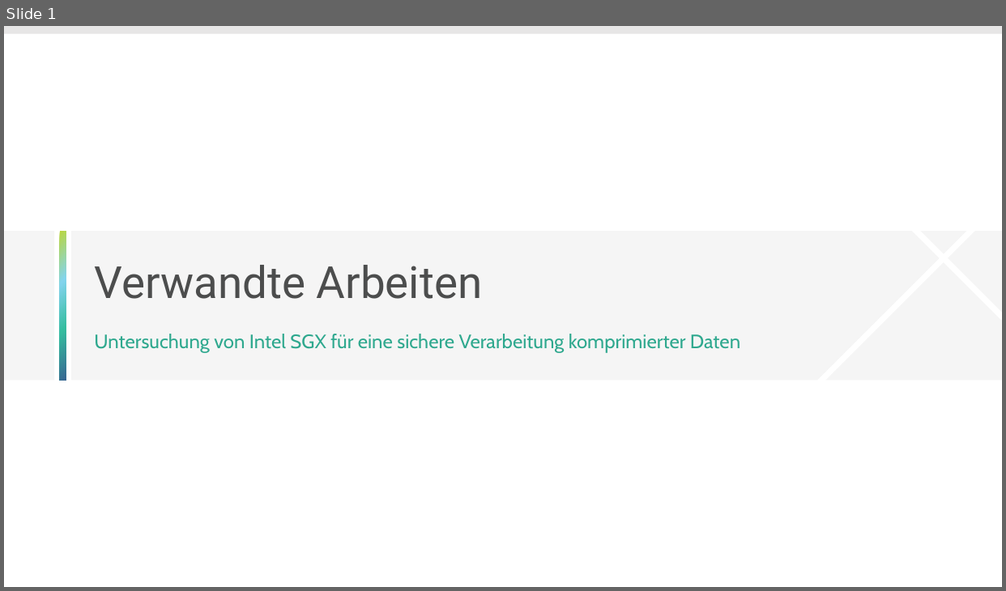
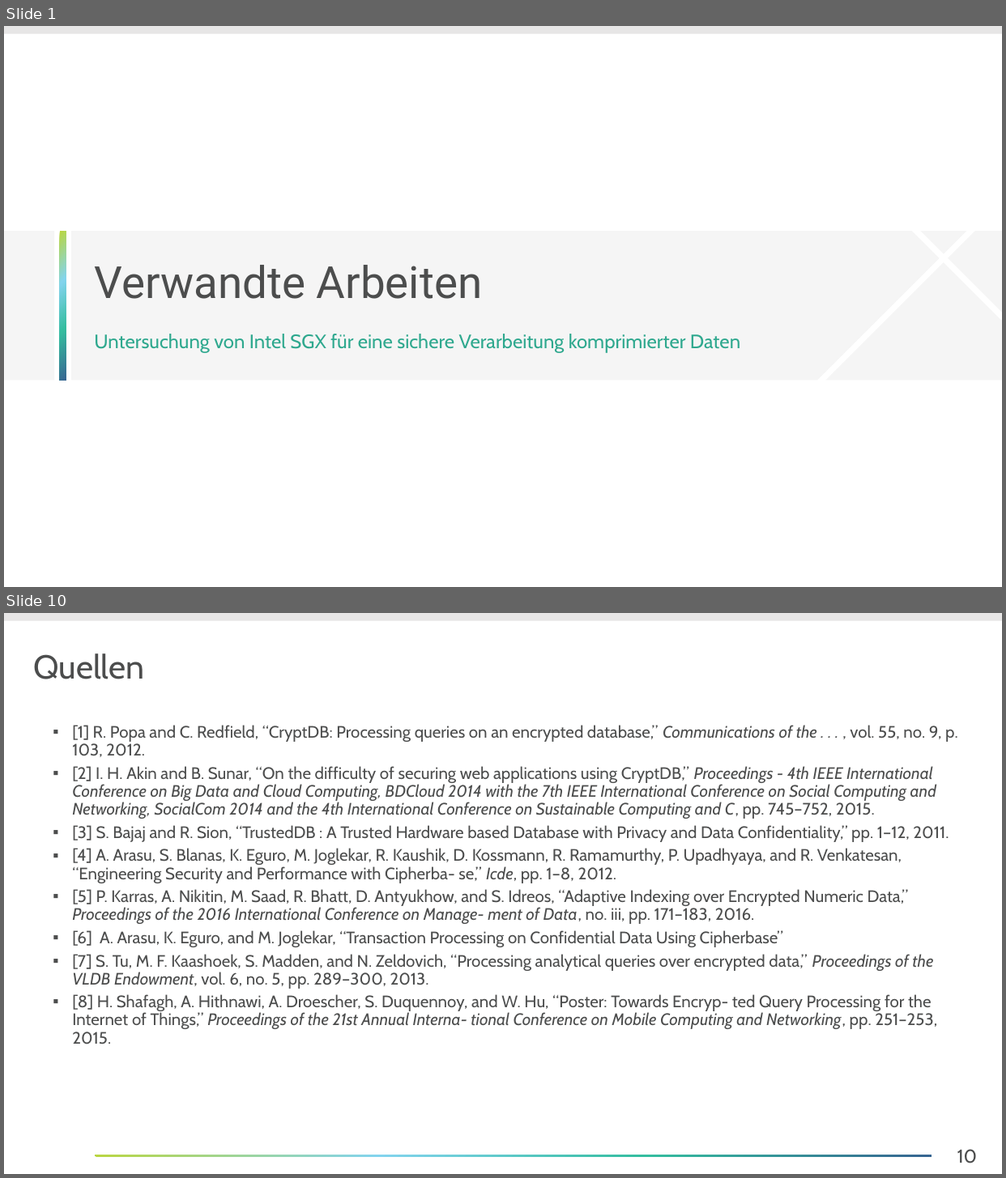
Before and after one commit to Lucku/bachelorthesis, a slide deck: Dokument/Entwürfe/02 Verwandte Arbeiten.pptx. Shown one above the other, each under a label of ours: slide 1 before the commit, slides 1 and 10 after it; the slides between them are not shown. The pictures are 1006x591 and 1006x1178 pixels, drawn with LibreOffice and Linux fonts; fonts in the diff are those of the drawing; background and template pictures are left out. Boxes give left, top, right and bottom in pixels: in the first picture for what was removed or moved away, otherwise in the second. Text is boxed around its words. In the diff, an @@ line names an element or a change of style, - is before the commit and + after.

```diff
--- a/Dokument/Entwürfe/02 Verwandte Arbeiten.pptx
+++ b/Dokument/Entwürfe/02 Verwandte Arbeiten.pptx
@@ slide 10 added at (4,613,1002,1174), background #FFFFFF; not listed: 1 template element that a slide beside it also shows @@
@@ title added at (33,653,144,679), 24 pt, text #4C4D4D @@
+Quellen
@@ text added at (72,725,958,1045), 12 pt, text #4C4D4D @@
+  ▪ [1] R. Popa and C. Redfield, “CryptDB: Processing queries on an encrypted database,” Communications of the . . . , vol. 55, no. 9, p. 103, 2012.
+  ▪ [2] I. H. Akin and B. Sunar, “On the difficulty of securing web applications using CryptDB,” Proceedings - 4th IEEE International Conference on Big Data and Cloud Computing, BDCloud 2014 with the 7th IEEE International Conference on Social Computing and Networking, SocialCom 2014 and the 4th International Conference on Sustainable Computing and C, pp. 745–752, 2015.
+  ▪ [3] S. Bajaj and R. Sion, “TrustedDB : A Trusted Hardware based Database with Privacy and Data Confidentiality,” pp. 1–12, 2011.
+  ▪ [4] A. Arasu, S. Blanas, K. Eguro, M. Joglekar, R. Kaushik, D. Kossmann, R. Ramamurthy, P. Upadhyaya, and R. Venkatesan, “Engineering Security and Performance with Cipherba- se,” Icde, pp. 1–8, 2012.
+  ▪ [5] P. Karras, A. Nikitin, M. Saad, R. Bhatt, D. Antyukhow, and S. Idreos, “Adaptive Indexing over Encrypted Numeric Data,” Proceedings of the 2016 International Conference on Manage- ment of Data, no. iii, pp. 171–183, 2016.
+  ▪ [6] A. Arasu, K. Eguro, and M. Joglekar, “Transaction Processing on Confidential Data Using Cipherbase”
+  ▪ [7] S. Tu, M. F. Kaashoek, S. Madden, and N. Zeldovich, “Processing analytical queries over encrypted data,” Proceedings of the VLDB Endowment, vol. 6, no. 5, pp. 289–300, 2013.
+  ▪ [8] H. Shafagh, A. Hithnawi, A. Droescher, S. Duquennoy, and W. Hu, “Poster: Towards Encryp- ted Query Processing for the Internet of Things,” Proceedings of the 21st Annual Interna- tional Conference on Mobile Computing and Networking, pp. 251–253, 2015.
@@ rectangle added at (95,1155,932,1157), fill gradient #BAD641 to #83D4EE to #34BD9F to #376591 @@
@@ page number added at (957,1149,978,1164), 13.5 pt, text #4C4D4D @@
+10
```
Also in this commit, not shown: 8 other slides added, 5 slides removed, 11 other files.
